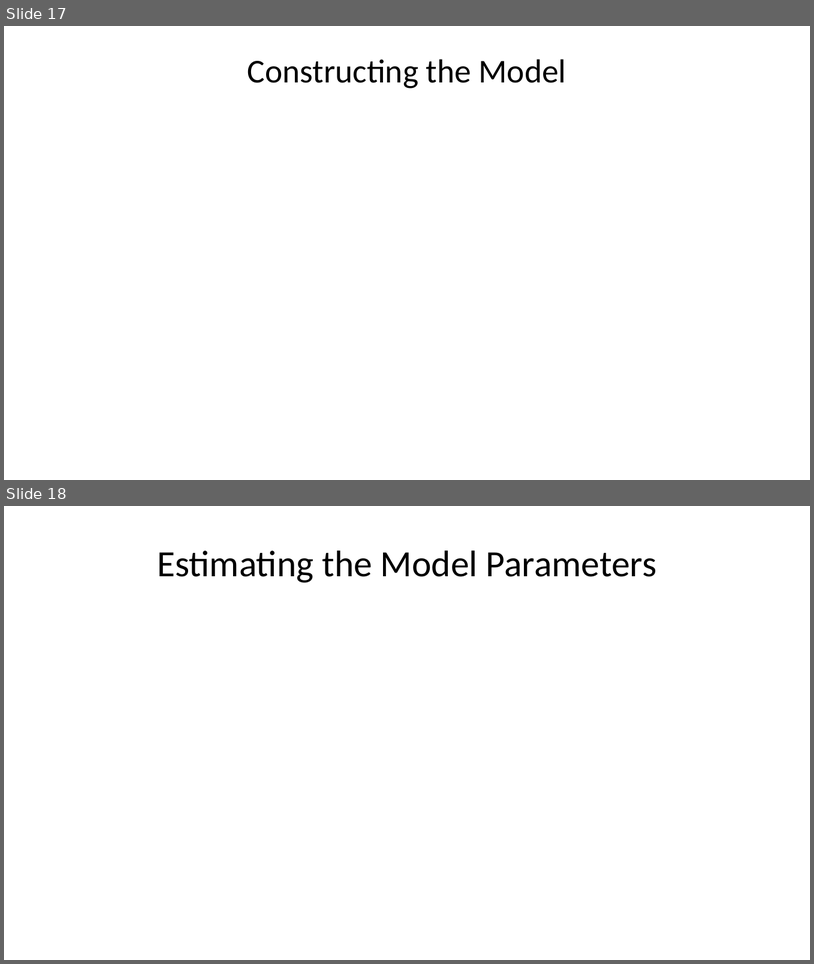
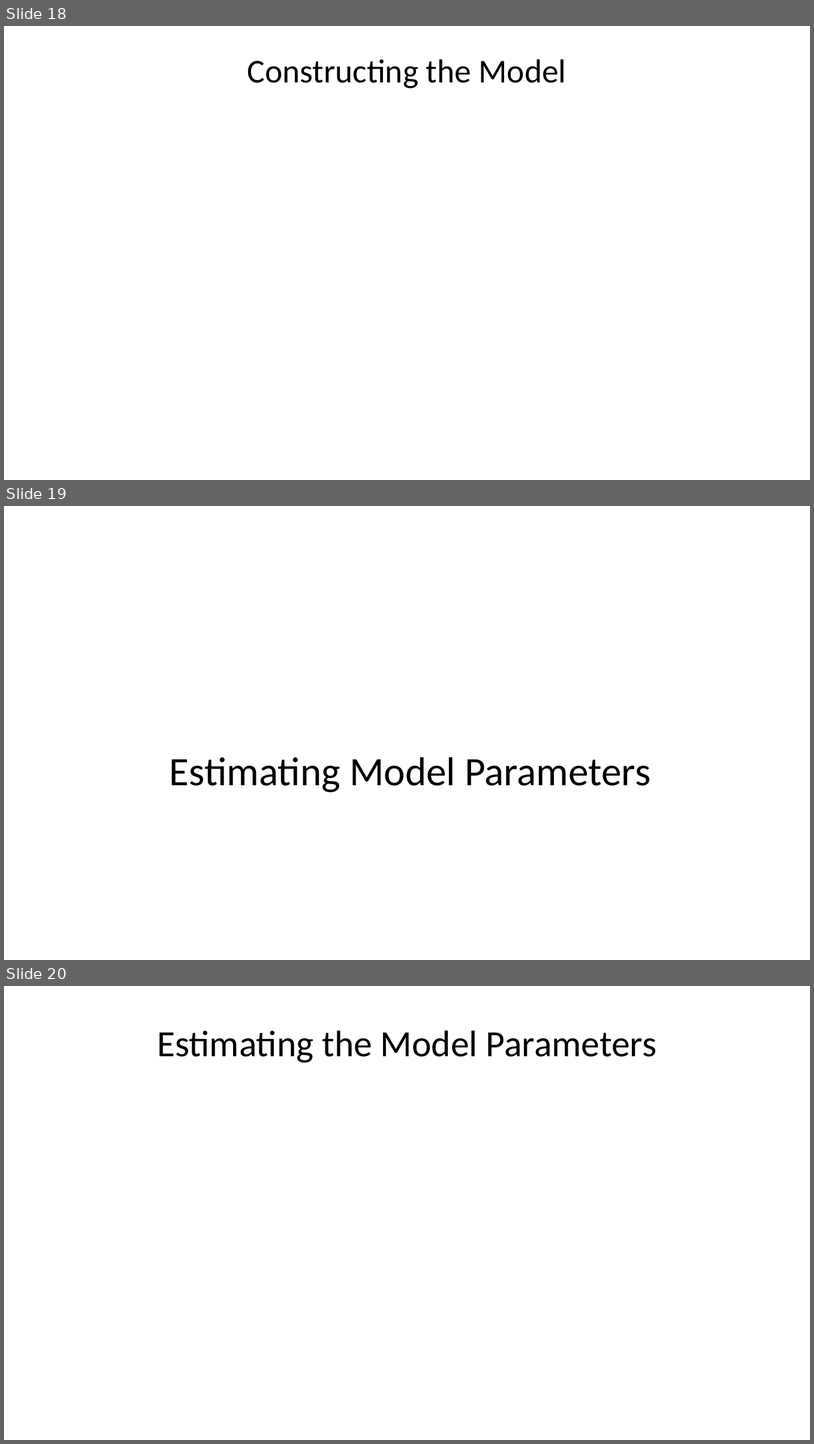
Before and after one commit to StephenElston/CSCI-E-83, a slide deck: LectureSlides/08_IntroductionToLinearModels.pptx. Shown one above the other, each under a label of ours: slides 17 and 18 before the commit, slides 18, 19 and 20 after it. The pictures are 814x964 and 814x1444 pixels, drawn with LibreOffice and Linux fonts; fonts in the diff are those of the drawing; grey boxes stand for pictures. Boxes give left, top, right and bottom in pixels: in the first picture for what was removed or moved away, otherwise in the second. Text is boxed around its words. In the diff, an @@ line names an element or a change of style, - is before the commit and + after.

```diff
--- a/LectureSlides/08_IntroductionToLinearModels.pptx
+++ b/LectureSlides/08_IntroductionToLinearModels.pptx
@@ slide 19 added at [4,506,810,960], background #FFFFFF @@
@@ text added at [170,757,651,792], 36 pt, text #000000 @@
+Estimating Model Parameters
@@ what was slide 17 is now slide 18 @@
@@ what was slide 18 is now slide 20 @@
```
Also in this commit, not shown: 5 slides changed, 7 other slides added.
